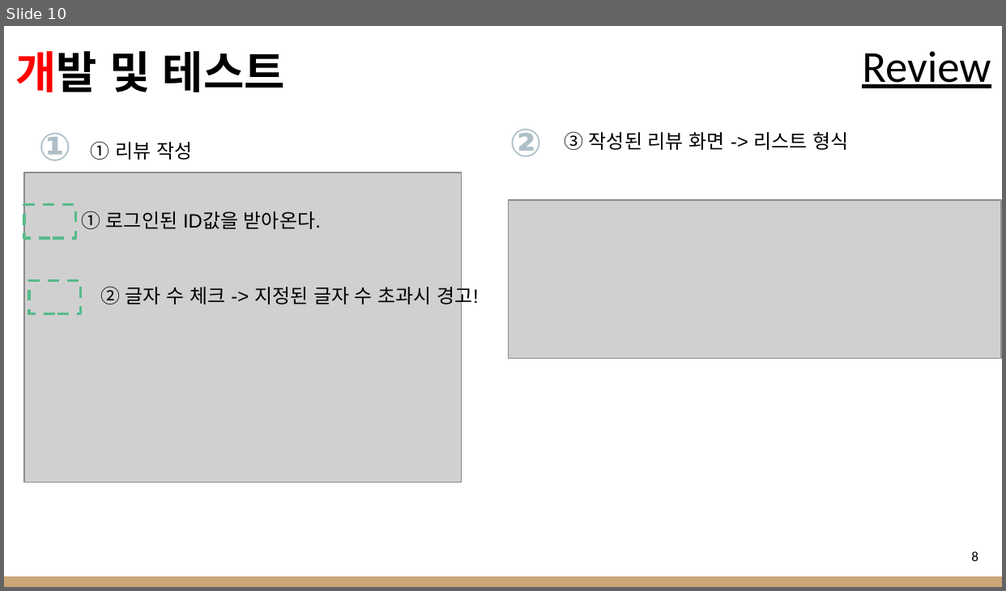
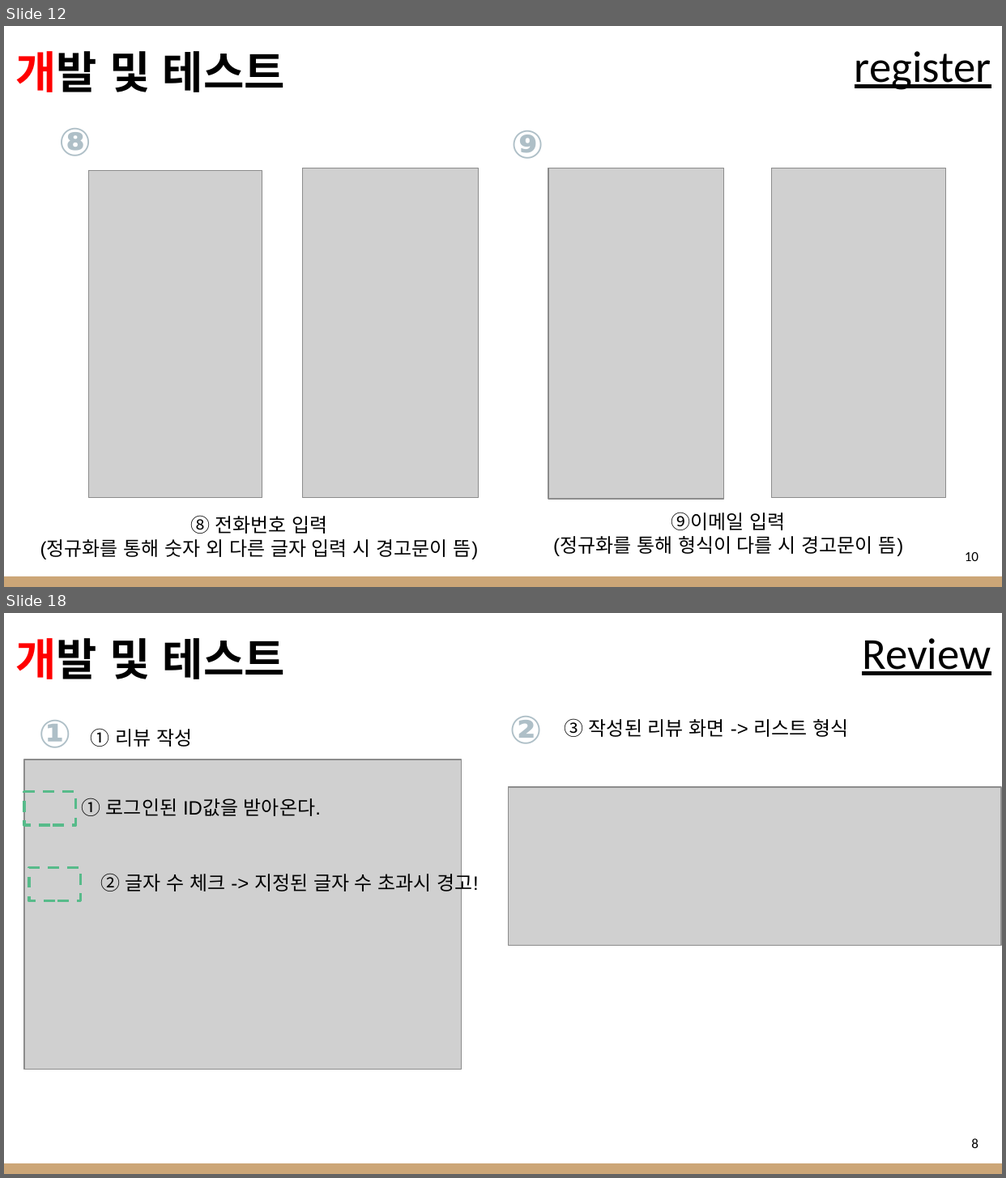
Before and after one commit to kot8585/ay_project-, a slide deck: 팀프로젝트 PPT(김현진,문효정).pptx. Shown one above the other, each under a label of ours: slide 10 before the commit, slides 12 and 18 after it; the slides between them are not shown. The pictures are 1006x591 and 1006x1178 pixels, drawn with LibreOffice and Linux fonts; fonts in the diff are those of the drawing; grey boxes stand for pictures. Boxes give left, top, right and bottom in pixels: in the first picture for what was removed or moved away, otherwise in the second. Text is boxed around its words. In the diff, an @@ line names an element or a change of style, - is before the commit and + after.

```diff
--- a/팀프로젝트 PPT(김현진,문효정).pptx
+++ b/팀프로젝트 PPT(김현진,문효정).pptx
@@ slide 12 added at box(4, 26, 1002, 587), background #FFFFFF; not listed: 1 template element that a slide beside it also shows @@
@@ text added at box(15, 51, 285, 92), 32 pt, text #000000, bold @@
+개발 및 테스트
@@ title added at box(854, 51, 991, 90), 32 pt, text #000000, underline @@
+register
@@ text added at box(58, 128, 91, 156), 28 pt, text #AEBFC7, bold @@
+⑧
@@ text added at box(511, 130, 544, 159), 28 pt, text #AEBFC7, bold @@
+⑨
@@ picture added at box(89, 171, 262, 498) @@
@@ picture added at box(302, 168, 478, 497) @@
@@ picture added at box(548, 168, 723, 499) @@
@@ picture added at box(771, 168, 946, 497) @@
@@ text added at box(40, 515, 479, 560), 14 pt, text #000000 @@
+⑧ 전화번호 입력
+(정규화를 통해 숫자 외 다른 글자 입력 시 경고문이 뜸)
@@ text added at box(553, 512, 904, 557), 14 pt, text #000000 @@
+⑨이메일 입력
+(정규화를 통해 형식이 다를 시 경고문이 뜸)
@@ text added at box(965, 552, 978, 561), 10 pt, text #000000 @@
+10
@@ what was slide 10 is now slide 18 @@
```
Also in this commit, not shown: 3 slides changed, 7 other slides added.
